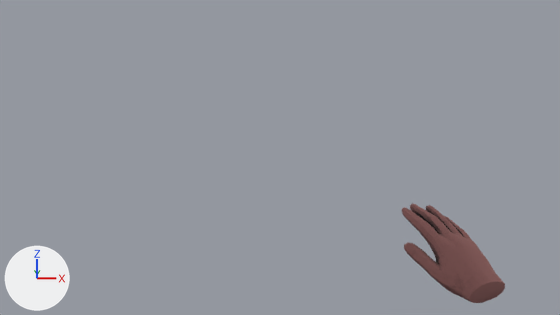
Before and after pictures for a commit that changed the Blender file 3DAssets/hand/handNew.blend.
One viewpoint serves both versions: the file's camera 'Camera'. Arrows for +X, +Y and +Z are at lower left; the lights stay in place.

The first picture shows 'Hand_Circle'.
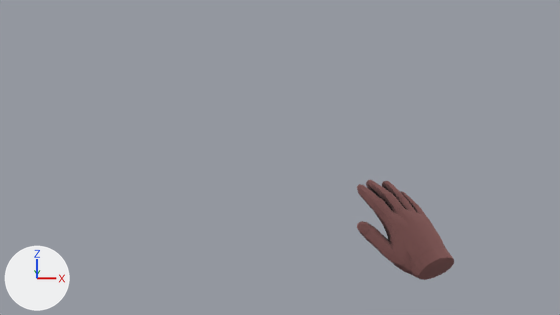
Changed parts and their boxes (x1, y1, x2, y2) in the pictures (560 x 315 px):
```json
{"object": "Hand_Circle", "change": "moved, turned, modifiers changed", "before": [402, 203, 505, 303], "after": [357, 180, 454, 280]}
```

The change, as JSON lines over the scene's bpy script:
```json
{"op": "set", "path": "ob_hand_circle.location", "old": "(0.477, 1.394, -0.815)", "new": "(0.227, 1.373, -0.691)"}
{"op": "set", "path": "ob_hand_circle.rotation_euler", "old": "(1.571, 0.0, -0.147)", "new": "(1.679, -0.0101, -0.0688)", "note": "degrees (90, 0, -8.4) -> degrees (96, -0.6, -3.9)"}
{"block": "ob_hand_circle", "where": "_m = ob_hand_circle.modifiers.new('Solidify', 'SOLIDIFY')"}
{"op": "set", "path": "_m.thickness", "old": "-0.02", "new": "-0.03"}
```
